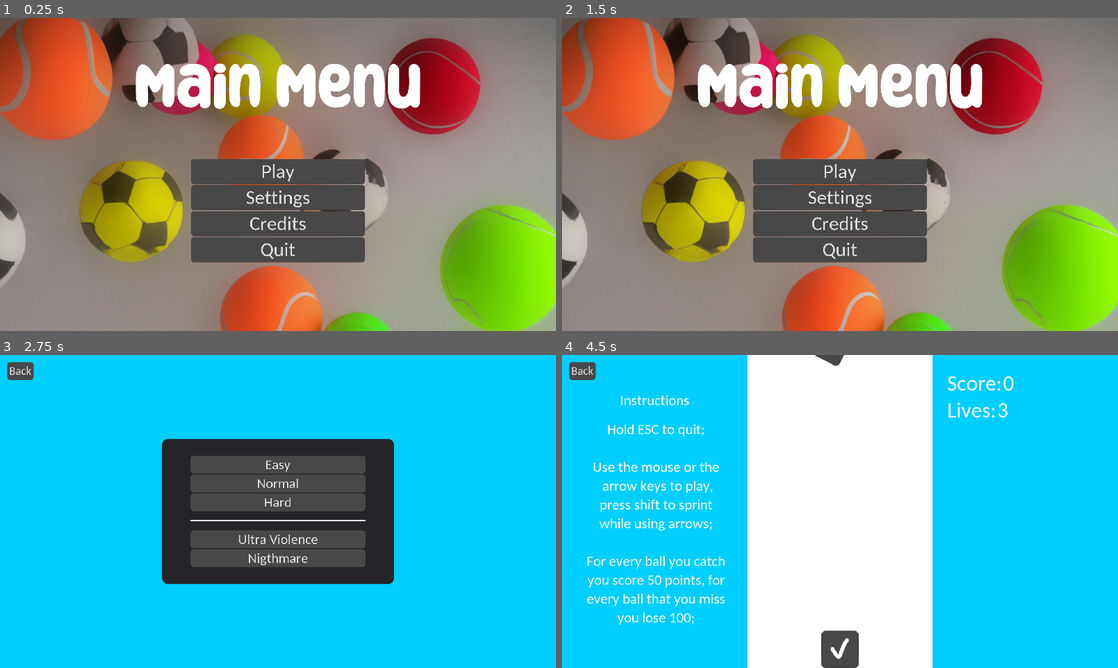
Above: before the commit, frames 1-4 (two rows, left to right).
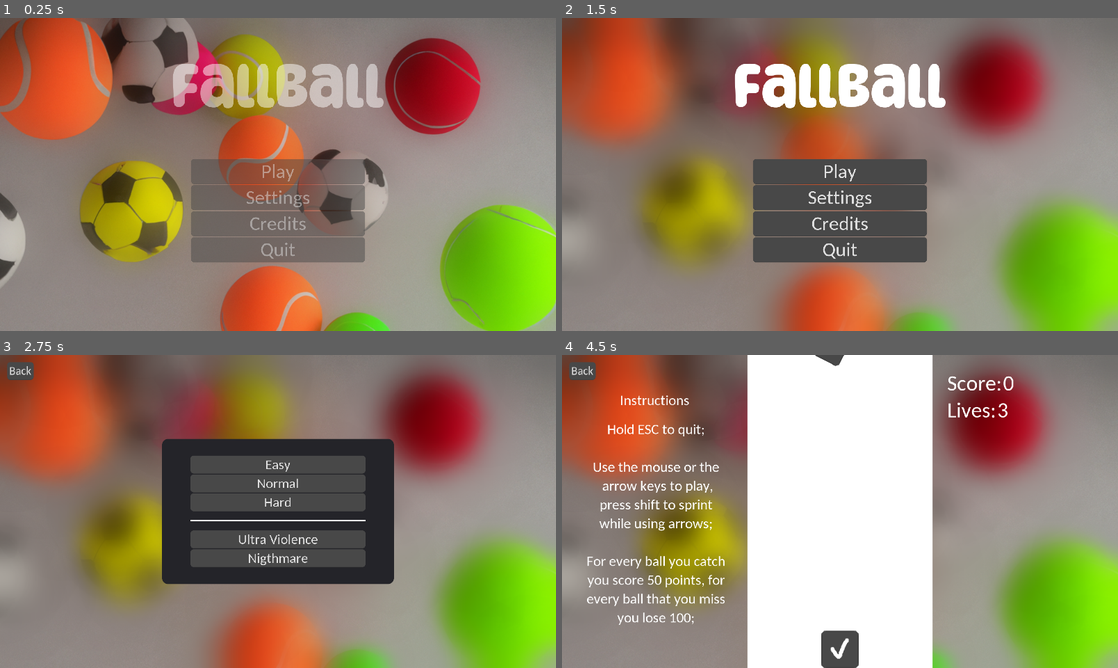
Above: after the commit, the same moments.

Repository: RasaHakaton/FallBall
Game: Godot game, scene res://MainMenu/MainMenu.tscn
Same seed, same stepped clock (60 frames per second), same inputs: the game is played once before the commit and once after it.
Inputs:
- Up to frame 1 (0.25 s): no input
- Up to frame 2 (1.5 s): click "Credits" at 0.5 s; click "Back" at 1.25 s
- Up to frame 3 (2.75 s): click "Play" at 2 s
- Up to frame 4 (4.5 s): click "Back" at 2.75 s; click "Play" at 3.5 s; click "Easy" at 4.25 s

The runs differ from the first frame. In frame 1, 16% of the frame differs, in the area x 24-76%, y 14-78%; in frame 2, 31%; in frame 3, 80%, in the area x 0-100%, y 0-100%; in frame 4, 65%.

Commit message:
Minor Improvements

Diff:
--- a/Game/Main.tscn
+++ b/Game/Main.tscn
@@ -9,6 +9,7 @@
 [ext_resource path="res://Game/GameplayLoop.gd" type="Script" id=7]
 [ext_resource path="res://MainMenu/Settings/Settings.tres" type="Theme" id=8]
 [ext_resource path="res://MainMenu/Settings/PanelTheme.tres" type="Theme" id=9]
+[ext_resource path="res://MainMenu/ballsblur.png" type="Texture" id=10]
 
 [sub_resource type="DynamicFont" id=10]
 size = 88
@@ -60,6 +61,16 @@
 size_flags_horizontal = 3
 size_flags_vertical = 3
 color = Color( 0, 0.811765, 1, 1 )
+__meta__ = {
+"_edit_use_anchors_": false
+}
+
+[node name="TextureRect" type="TextureRect" parent="."]
+margin_right = 1920.0
+margin_bottom = 1080.0
+mouse_filter = 2
+texture = ExtResource( 10 )
+expand = true
 __meta__ = {
 "_edit_use_anchors_": false
 }
--- a/MainMenu/Credits/Credits.tscn
+++ b/MainMenu/Credits/Credits.tscn
@@ -29,10 +29,10 @@
 [node name="Label" type="Label" parent="."]
 anchor_left = 0.5
 anchor_right = 0.5
-margin_left = -497.0
-margin_top = 150.0
-margin_right = 497.0
-margin_bottom = 316.0
+margin_left = -240.0
+margin_top = 140.0
+margin_right = 240.0
+margin_bottom = 306.0
 theme = ExtResource( 2 )
 text = "Rasa"
 align = 1
@@ -44,13 +44,13 @@
 [node name="Label2" type="Label" parent="."]
 anchor_left = 0.5
 anchor_right = 0.5
-margin_left = -497.0
-margin_top = 50.0
-margin_right = 497.0
-margin_bottom = 216.0
+margin_left = -500.0
+margin_top = 40.0
+margin_right = 500.0
+margin_bottom = 206.0
 theme = ExtResource( 2 )
 custom_fonts/font = SubResource( 1 )
-text = "TIM"
+text = "TEAM"
 align = 1
 valign = 1
 __meta__ = {
@@ -64,6 +64,7 @@
 margin_bottom = 86.0
 
 [node name="HBoxContainer" type="HBoxContainer" parent="."]
+visible = false
 margin_left = 200.0
 margin_top = 350.0
 margin_right = 1720.0
@@ -80,75 +81,80 @@
 
 [node name="Spacer" type="Control" parent="HBoxContainer"]
 margin_left = 8.0
-margin_right = 103.0
+margin_right = 105.0
 margin_bottom = 650.0
 size_flags_horizontal = 3
 size_flags_vertical = 3
 
 [node name="VBoxContainer" type="VBoxContainer" parent="HBoxContainer"]
-margin_left = 107.0
-margin_right = 418.0
+margin_left = 109.0
+margin_right = 408.0
 margin_bottom = 650.0
 grow_horizontal = 0
 grow_vertical = 0
 
 [node name="Label" type="Label" parent="HBoxContainer/VBoxContainer"]
-margin_right = 311.0
+margin_right = 299.0
 margin_bottom = 50.0
 theme = ExtResource( 1 )
 text = "Članovi tima:"
+align = 1
 
 [node name="Label2" type="Label" parent="HBoxContainer/VBoxContainer"]
 margin_top = 54.0
-margin_right = 311.0
+margin_right = 299.0
 margin_bottom = 104.0
 theme = ExtResource( 1 )
-text = "-Roman Jelenković "
+text = "Roman Jelenković "
+align = 1
 
 [node name="Label3" type="Label" parent="HBoxContainer/VBoxContainer"]
 margin_top = 108.0
-margin_right = 311.0
+margin_right = 299.0
 margin_bottom = 158.0
 theme = ExtResource( 1 )
-text = "-Anja Todorović"
+text = "Anja Todorović"
+align = 1
 
 [node name="Label4" type="Label" parent="HBoxContainer/VBoxContainer"]
 margin_top = 162.0
-margin_right = 311.0
+margin_right = 299.0
 margin_bottom = 212.0
 theme = ExtResource( 1 )
-text = "-Sofija Matović"
+text = "Sofija Matović"
+align = 1
 
 [node name="Label5" type="Label" parent="HBoxContainer/VBoxContainer"]
 margin_top = 216.0
-margin_right = 311.0
+margin_right = 299.0
 margin_bottom = 266.0
 theme = ExtResource( 1 )
-text = "-Andjela Leoni"
+text = "Andjela Leoni"
+align = 1
 
 [node name="Spacer2" type="Control" parent="HBoxContainer"]
-margin_left = 422.0
+margin_left = 412.0
+margin_right = 509.0
+margin_bottom = 650.0
+size_flags_horizontal = 3
+size_flags_vertical = 3
+
+[node name="VSeparator" type="VSeparator" parent="HBoxContainer"]
+margin_left = 513.0
 margin_right = 517.0
 margin_bottom = 650.0
-size_flags_horizontal = 3
-size_flags_vertical = 3
-
-[node name="VSeparator" type="VSeparator" parent="HBoxContainer"]
+theme = ExtResource( 1 )
+
+[node name="Spacer3" type="Control" parent="HBoxContainer"]
 margin_left = 521.0
-margin_right = 525.0
-margin_bottom = 650.0
-theme = ExtResource( 1 )
-
-[node name="Spacer3" type="Control" parent="HBoxContainer"]
-margin_left = 529.0
-margin_right = 624.0
+margin_right = 618.0
 margin_bottom = 650.0
 size_flags_horizontal = 3
 size_flags_vertical = 3
 
 [node name="VBoxContainer2" type="VBoxContainer" parent="HBoxContainer"]
-margin_left = 628.0
-margin_right = 955.0
+margin_left = 622.0
+margin_right = 949.0
 margin_bottom = 650.0
 
 [node name="Label" type="Label" parent="HBoxContainer/VBoxContainer2"]
@@ -156,6 +162,7 @@
 margin_bottom = 50.0
 theme = ExtResource( 1 )
 text = " Software:"
+align = 1
 
 [node name="Label2" type="Label" parent="HBoxContainer/VBoxContainer2"]
 margin_top = 54.0
@@ -163,30 +170,31 @@
 margin_bottom = 104.0
 theme = ExtResource( 1 )
 text = " Godot Engine 3.4.4 "
+align = 1
 
 [node name="Spacer4" type="Control" parent="HBoxContainer"]
-margin_left = 959.0
-margin_right = 1054.0
+margin_left = 953.0
+margin_right = 1050.0
 margin_bottom = 650.0
 size_flags_horizontal = 3
 size_flags_vertical = 3
 
 [node name="VSeparator2" type="VSeparator" parent="HBoxContainer"]
-margin_left = 1058.0
-margin_right = 1062.0
+margin_left = 1054.0
+margin_right = 1058.0
 margin_bottom = 650.0
 theme = ExtResource( 1 )
 
 [node name="Spacer5" type="Control" parent="HBoxContainer"]
-margin_left = 1066.0
-margin_right = 1161.0
+margin_left = 1062.0
+margin_right = 1159.0
 margin_bottom = 650.0
 size_flags_horizontal = 3
 size_flags_vertical = 3
 
 [node name="VBoxContainer3" type="VBoxContainer" parent="HBoxContainer"]
-margin_left = 1165.0
-margin_right = 1412.0
+margin_left = 1163.0
+margin_right = 1410.0
 margin_bottom = 650.0
 
 [node name="Label" type="Label" parent="HBoxContainer/VBoxContainer3"]
@@ -194,18 +202,22 @@
 margin_bottom = 50.0
 theme = ExtResource( 1 )
 text = "Music:"
+align = 1
 
 [node name="Label2" type="Label" parent="HBoxContainer/VBoxContainer3"]
 margin_top = 54.0
 margin_right = 247.0
-margin_bottom = 210.0
+margin_bottom = 316.0
 theme = ExtResource( 1 )
 text = "All songs used
 are made by
-Kevin MacLeod"
+Kevin MacLeod
+
+"
+align = 1
 
 [node name="Spacer6" type="Control" parent="HBoxContainer"]
-margin_left = 1416.0
+margin_left = 1414.0
 margin_right = 1511.0
 margin_bottom = 650.0
 size_flags_horizontal = 3
@@ -216,3 +228,161 @@
 margin_right = 1519.0
 margin_bottom = 650.0
 theme = ExtResource( 1 )
+
+[node name="HBoxContainer2" type="HBoxContainer" parent="."]
+margin_left = 200.0
+margin_top = 350.0
+margin_right = 700.0
+margin_bottom = 1000.0
+__meta__ = {
+"_edit_use_anchors_": false
+}
+
+[node name="VSeparator" type="VSeparator" parent="HBoxContainer2"]
+margin_right = 4.0
+margin_bottom = 650.0
+theme = ExtResource( 1 )
+
+[node name="Spacer" type="Control" parent="HBoxContainer2"]
+margin_left = 8.0
+margin_right = 151.0
+margin_bottom = 650.0
+size_flags_horizontal = 3
+size_flags_vertical = 3
+
+[node name="VBoxContainer" type="VBoxContainer" parent="HBoxContainer2"]
+margin_left = 155.0
+margin_right = 345.0
+margin_bottom = 650.0
+
+[node name="Label" type="Label" parent="HBoxContainer2/VBoxContainer"]
+visible = false
+margin_right = 290.0
+margin_bottom = 262.0
+theme = ExtResource( 1 )
+text = "Team Members:
+Roman Jelenković
+Anja Todorović
+Sofija Matović
+Anđela Leoni:"
+align = 1
+
+[node name="Label2" type="Label" parent="HBoxContainer2/VBoxContainer"]
+margin_right = 190.0
+margin_bottom = 103.0
+theme = ExtResource( 1 )
+text = "Software:
+Godot 3.4.2"
+align = 1
+
+[node name="Spacer2" type="Control" parent="HBoxContainer2"]
+margin_left = 349.0
+margin_right = 492.0
+margin_bottom = 650.0
+size_flags_horizontal = 3
+size_flags_vertical = 3
+
+[node name="VSeparator2" type="VSeparator" parent="HBoxContainer2"]
+margin_left = 496.0
+margin_right = 500.0
+margin_bottom = 650.0
+theme = ExtResource( 1 )
+
+[node name="HBoxContainer3" type="HBoxContainer" parent="."]
+margin_left = 710.0
+margin_top = 350.0
+margin_right = 1210.0
+margin_bottom = 1000.0
+__meta__ = {
+"_edit_use_anchors_": false
+}
+
+[node name="VSeparator" type="VSeparator" parent="HBoxContainer3"]
+visible = false
+margin_right = 4.0
+margin_bottom = 650.0
+theme = ExtResource( 1 )
+
+[node name="Spacer" type="Control" parent="HBoxContainer3"]
+margin_right = 101.0
+margin_bottom = 650.0
+size_flags_horizontal = 3
+size_flags_vertical = 3
+
+[node name="VBoxContainer" type="VBoxContainer" parent="HBoxContainer3"]
+margin_left = 105.0
+margin_right = 395.0
+margin_bottom = 650.0
+
+[node name="Label" type="Label" parent="HBoxContainer3/VBoxContainer"]
+margin_right = 290.0
+margin_bottom = 262.0
+theme = ExtResource( 1 )
+text = "Team Members:
+Roman Jelenković
+Anja Todorović
+Sofija Matović
+Anđela Leoni:"
+align = 1
+
+[node name="Spacer2" type="Control" parent="HBoxContainer3"]
+margin_left = 399.0
+margin_right = 500.0
+margin_bottom = 650.0
+size_flags_horizontal = 3
+size_flags_vertical = 3
+
+[node name="VSeparator2" type="VSeparator" parent="HBoxContainer3"]
+visible = false
+margin_left = 496.0
+margin_right = 500.0
+margin_bottom = 650.0
+theme = ExtResource( 1 )
+
+[node name="HBoxContainer4" type="HBoxContainer" parent="."]
+margin_left = 1220.0
+margin_top = 350.0
+margin_right = 1720.0
+margin_bottom = 1000.0
+__meta__ = {
+"_edit_use_anchors_": false
+}
+
+[node name="VSeparator" type="VSeparator" parent="HBoxContainer4"]
+margin_right = 4.0
+margin_bottom = 650.0
+theme = ExtResource( 1 )
+
+[node name="Spacer" type="Control" parent="HBoxContainer4"]
+margin_left = 8.0
+margin_right = 43.0
+margin_bottom = 650.0
+size_flags_horizontal = 3
+size_flags_vertical = 3
+
+[node name="VBoxContainer" type="VBoxContainer" parent="HBoxContainer4"]
+margin_left = 47.0
+margin_right = 453.0
+margin_bottom = 650.0
+
+[node name="Label" type="Label" parent="HBoxContainer4/VBoxContainer"]
+margin_right = 406.0
+margin_bottom = 156.0
+theme = ExtResource( 1 )
+text = "Music:
+All music used was made
+by Kevin MacLeod"
+align = 1
+
+[node name="Spacer2" type="Control" parent="HBoxContainer4"]
+margin_left = 457.0
+margin_right = 492.0
+margin_bottom = 650.0
+size_flags_horizontal = 3
+size_flags_vertical = 3
+
+[node name="VSeparator2" type="VSeparator" parent="HBoxContainer4"]
+margin_left = 496.0
+margin_right = 500.0
+margin_bottom = 650.0
+theme = ExtResource( 1 )
--- a/MainMenu/MainMenu.gd
+++ b/MainMenu/MainMenu.gd
@@ -11,7 +11,12 @@
 	else: OS.window_fullscreen = settings.fullscreen
 
 func _ready():
-	FadeInBall.play("FadeOutBall")
+	if start.firstboot == 0:
+		$TextureRect2.visible = false
+	if start.firstboot == 1:
+		$TextureRect2.visible = true
+		FadeInBall.play("FadeOutBall")
+	start.firstboot = 0
 
 func _on_Settings_apply_button_pressed(settings) -> void:
 	update_settings(settings)
--- a/MainMenu/MainMenu.tscn
+++ b/MainMenu/MainMenu.tscn
@@ -22,6 +22,42 @@
 "update": 0,
 "values": [ Color( 1, 1, 1, 1 ), Color( 1, 1, 1, 0 ) ]
 }
+tracks/1/type = "value"
+tracks/1/path = NodePath(".:visible")
+tracks/1/interp = 1
+tracks/1/loop_wrap = true
+tracks/1/imported = false
+tracks/1/enabled = true
+tracks/1/keys = {
+"times": PoolRealArray( 0 ),
+"transitions": PoolRealArray( 1 ),
+"update": 1,
+"values": [ true ]
+}
+tracks/2/type = "value"
+tracks/2/path = NodePath("../Title:modulate")
+tracks/2/interp = 1
+tracks/2/loop_wrap = true
+tracks/2/imported = false
+tracks/2/enabled = true
+tracks/2/keys = {
+"times": PoolRealArray( 0, 0.5 ),
+"transitions": PoolRealArray( 1, 1 ),
+"update": 0,
+"values": [ Color( 1, 1, 1, 0 ), Color( 1, 1, 1, 1 ) ]
+}
+tracks/3/type = "value"
+tracks/3/path = NodePath("../VBoxContainer:modulate")
+tracks/3/interp = 1
+tracks/3/loop_wrap = true
+tracks/3/imported = false
+tracks/3/enabled = true
+tracks/3/keys = {
+"times": PoolRealArray( 0, 0.5 ),
+"transitions": PoolRealArray( 1, 1 ),
+"update": 0,
+"values": [ Color( 1, 1, 1, 0 ), Color( 1, 1, 1, 1 ) ]
+}
 
 [sub_resource type="Animation" id=2]
 length = 0.001
@@ -35,6 +71,146 @@
 "times": PoolRealArray( 0 ),
 "transitions": PoolRealArray( 1 ),
 "update": 0,
+"values": [ Color( 1, 1, 1, 0 ) ]
+}
+tracks/1/type = "value"
+tracks/1/path = NodePath(".:visible")
+tracks/1/interp = 1
+tracks/1/loop_wrap = true
+tracks/1/imported = false
+tracks/1/enabled = true
+tracks/1/keys = {
+"times": PoolRealArray( 0 ),
+"transitions": PoolRealArray( 1 ),
+"update": 0,
+"values": [ false ]
+}
+tracks/2/type = "value"
+tracks/2/path = NodePath("../Title:modulate")
+tracks/2/interp = 1
+tracks/2/loop_wrap = true
+tracks/2/imported = false
+tracks/2/enabled = true
+tracks/2/keys = {
+"times": PoolRealArray( 0 ),
+"transitions": PoolRealArray( 1 ),
+"update": 0,
+"values": [ Color( 1, 1, 1, 1 ) ]
+}
+tracks/3/type = "value"
+tracks/3/path = NodePath("../VBoxContainer:modulate")
+tracks/3/interp = 1
+tracks/3/loop_wrap = true
+tracks/3/imported = false
+tracks/3/enabled = true
+tracks/3/keys = {
+"times": PoolRealArray( 0 ),
+"transitions": PoolRealArray( 1 ),
+"update": 0,
+"values": [ Color( 1, 1, 1, 1 ) ]
+}
+
+[sub_resource type="Animation" id=3]
+resource_name = "RESET (copy)"
+length = 0.001
+tracks/0/type = "value"
+tracks/0/path = NodePath(".:modulate")
+tracks/0/interp = 1
+tracks/0/loop_wrap = true
+tracks/0/imported = false
+tracks/0/enabled = true
+tracks/0/keys = {
+"times": PoolRealArray( 0 ),
+"transitions": PoolRealArray( 1 ),
+"update": 0,
+"values": [ Color( 1, 1, 1, 0 ) ]
+}
+tracks/1/type = "value"
+tracks/1/path = NodePath(".:visible")
+tracks/1/interp = 1
+tracks/1/loop_wrap = true
+tracks/1/imported = false
+tracks/1/enabled = true
+tracks/1/keys = {
+"times": PoolRealArray( 0 ),
+"transitions": PoolRealArray( 1 ),
+"update": 0,
+"values": [ false ]
+}
+tracks/2/type = "value"
+tracks/2/path = NodePath("../Title:modulate")
+tracks/2/interp = 1
+tracks/2/loop_wrap = true
+tracks/2/imported = false
+tracks/2/enabled = true
+tracks/2/keys = {
+"times": PoolRealArray( 0 ),
+"transitions": PoolRealArray( 1 ),
+"update": 0,
+"values": [ Color( 1, 1, 1, 1 ) ]
+}
+tracks/3/type = "value"
+tracks/3/path = NodePath("../VBoxContainer:modulate")
+tracks/3/interp = 1
+tracks/3/loop_wrap = true
+tracks/3/imported = false
+tracks/3/enabled = true
+tracks/3/keys = {
+"times": PoolRealArray( 0 ),
+"transitions": PoolRealArray( 1 ),
+"update": 0,
+"values": [ Color( 1, 1, 1, 1 ) ]
+}
+
+[sub_resource type="Animation" id=4]
+resource_name = "Start"
+length = 0.1
+tracks/0/type = "value"
+tracks/0/path = NodePath(".:modulate")
+tracks/0/interp = 1
+tracks/0/loop_wrap = true
+tracks/0/imported = false
+tracks/0/enabled = true
+tracks/0/keys = {
+"times": PoolRealArray( 0 ),
+"transitions": PoolRealArray( 1 ),
+"update": 0,
+"values": [ Color( 1, 1, 1, 0 ) ]
+}
+tracks/1/type = "value"
+tracks/1/path = NodePath(".:visible")
+tracks/1/interp = 1
+tracks/1/loop_wrap = true
+tracks/1/imported = false
+tracks/1/enabled = true
+tracks/1/keys = {
+"times": PoolRealArray( 0 ),
+"transitions": PoolRealArray( 1 ),
+"update": 1,
+"values": [ false ]
+}
+tracks/2/type = "value"
+tracks/2/path = NodePath("../Title:modulate")
+tracks/2/interp = 1
+tracks/2/loop_wrap = true
+tracks/2/imported = false
+tracks/2/enabled = true
+tracks/2/keys = {
+"times": PoolRealArray( 0 ),
+"transitions": PoolRealArray( 1 ),
+"update": 0,
+"values": [ Color( 1, 1, 1, 1 ) ]
+}
+tracks/3/type = "value"
+tracks/3/path = NodePath("../VBoxContainer:modulate")
+tracks/3/interp = 1
+tracks/3/loop_wrap = true
+tracks/3/imported = false
+tracks/3/enabled = true
+tracks/3/keys = {
+"times": PoolRealArray( 0 ),
+"transitions": PoolRealArray( 1 ),
+"update": 0,
 "values": [ Color( 1, 1, 1, 1 ) ]
 }
 
@@ -77,6 +253,8 @@
 }
 
 [node name="TextureRect2" type="TextureRect" parent="."]
+visible = false
+modulate = Color( 1, 1, 1, 0 )
 margin_right = 1920.0
 margin_bottom = 1080.0
 texture = ExtResource( 6 )
@@ -88,16 +266,18 @@
 [node name="FadeInBall" type="AnimationPlayer" parent="TextureRect2"]
 anims/FadeOutBall = SubResource( 1 )
 anims/RESET = SubResource( 2 )
-
-[node name="Label" type="Label" parent="."]
+"anims/RESET (copy)" = SubResource( 3 )
+anims/Start = SubResource( 4 )
+
+[node name="Title" type="Label" parent="."]
 anchor_left = 0.5
 anchor_right = 0.5
-margin_left = -497.0
+margin_left = -370.0
 margin_top = 150.0
-margin_right = 497.0
+margin_right = 370.0
 margin_bottom = 316.0
 theme = ExtResource( 2 )
-text = "Main Menu"
+text = "FallBall"
 align = 1
 valign = 1
 __meta__ = {
--- /dev/null
+++ b/MainMenu/center.tscn
@@ -0,0 +1,13 @@
+[gd_scene format=2]
+
+[node name="center" type="ColorRect"]
+anchor_left = 0.5
+anchor_top = 0.5
+anchor_right = 0.5
+anchor_bottom = 0.5
+margin_left = 959.0
+margin_right = 960.0
+margin_bottom = 1080.0
+__meta__ = {
+"_edit_use_anchors_": false
+}
--- /dev/null
+++ b/Start.gd
@@ -0,0 +1,16 @@
+extends Node2D
+
+var i = 1
+var firstboot = 1
+
+func _process(delta):
+	if Input.is_action_pressed("game_quit"):
+		i = i + 1
+		print (i)
+	else:
+		i = 0
+	if i >= 50:
+		get_tree().quit()
+
+	if Input.is_action_just_pressed("fullscreen"):
+		OS.window_fullscreen = !OS.window_fullscreen
--- a/project.godot
+++ b/project.godot
@@ -18,7 +18,7 @@
 
 [autoload]
 
-ExitAndF4Hand="*res://ExitAndF4Hand.gd"
+start="*res://Start.gd"
 
 [display]
 
Not shown: 1 places in Game/Main.tscn that only renumber resources
Not shown: 1 places in MainMenu/MainMenu.tscn that only renumber resources
